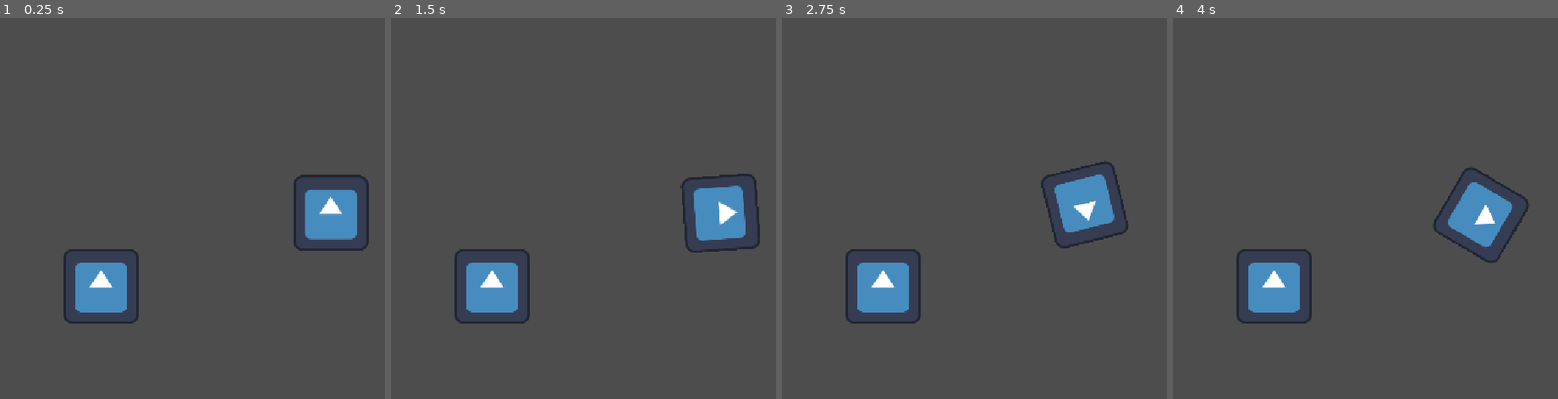
Above: before the commit, frames 1-4 (left to right).
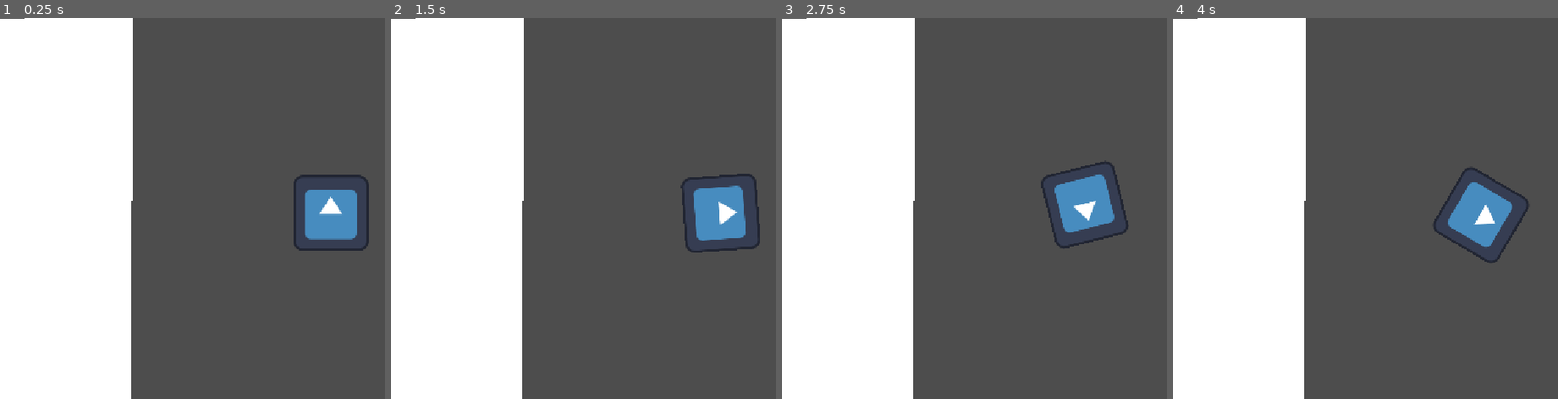
Above: after the commit, the same moments.

Repository: BejtullaAjeti/godot-racer-2d
Game: Godot game, scene res://track.tscn
The game is run twice, just before and just after one commit, with the same random seed, the same clock (stepped at 60 frames per second) and the same inputs. The project has no main scene, so this scene is started directly. The engine's default icon, where the game draws it, is replaced by a stand-in: a white triangle on a blue panel in a dark square.
Inputs:
- Up to frame 1 (0.25 s): no input
- Up to frame 2 (1.5 s): tap Enter at 0.5 s; hold D (steer_right) 0.53-1.28 s; hold S (brake) from 1.28 s (still down)
- Up to frame 3 (2.75 s): release S (brake) at 2.03 s; hold D (steer_right) from 2.03 s (still down)
- Up to frame 4 (4 s): release D (steer_right) at 2.78 s; hold W (accelerate) 2.78-3.53 s; hold A (steer_left) from 3.53 s (still down)

The runs differ from the first frame. In frame 1, 34% of the frame differs, in the area x 0-37%, y 0-100%; in frame 2, 34%; in frame 3, 34%; in frame 4, 34%.

Commit message:
Add track scene with car instance and wall placeholder

Diff:
--- a/track.tscn
+++ b/track.tscn
@@ -1,7 +1,6 @@
 [gd_scene format=3 uid="uid://y73su0hxumui"]
 
 [ext_resource type="PackedScene" uid="uid://xj0ksap0l2d4" path="res://car.tscn" id="1_mll3j"]
-[ext_resource type="Texture2D" uid="uid://qo8bruxnq8bj" path="res://icon.svg" id="2_phvr8"]
 
 [sub_resource type="RectangleShape2D" id="RectangleShape2D_2tumd"]
 size = Vector2(236, 805)
@@ -17,7 +16,5 @@
 position = Vector2(108, 392.5)
 shape = SubResource("RectangleShape2D_2tumd")
 
-[node name="Sprite2D" type="Sprite2D" parent="StaticBody2D/CollisionShape2D" unique_id=1081168421]
-texture_repeat = 2
-texture = ExtResource("2_phvr8")
-centered = false
+[node name="Polygon2D" type="Polygon2D" parent="StaticBody2D" unique_id=850247569]
+polygon = PackedVector2Array(1, 3, -11, 796, 223, 794, 226, -8)
